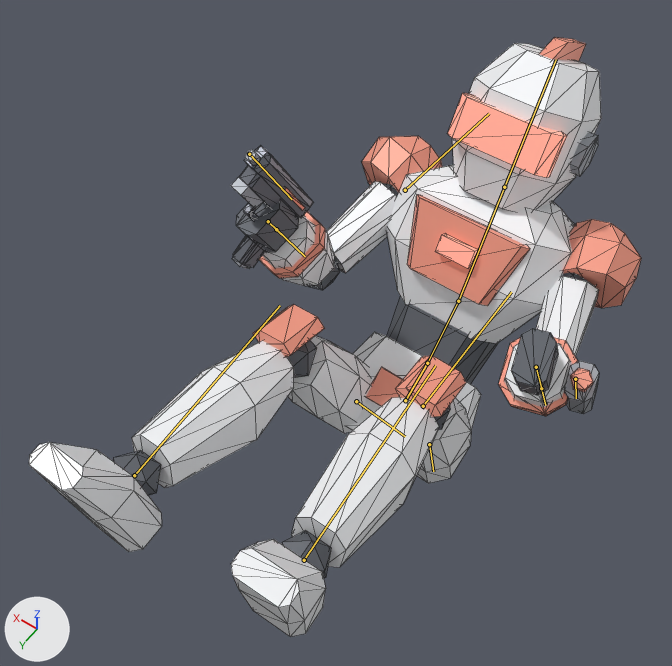
The glTF model game/player/robot/vanguard.glb, before and after one commit.
Before and after are seen from a 50 mm camera at (-0.566, 1.069, 2.745) aimed at (0.096, 0.141, 1.287). Arrows for +X, +Y and +Z are at lower left; the lights stay in place. The older version comes first. Both versions are drawn at frame 8 of the action 'view_flip_front'; the numbers are the values there. The bones that change, and the others that lie on the model, are drawn over the model as lines. Mesh edges are drawn as thin lines.

Objects in the first picture: 'Vanguard'.
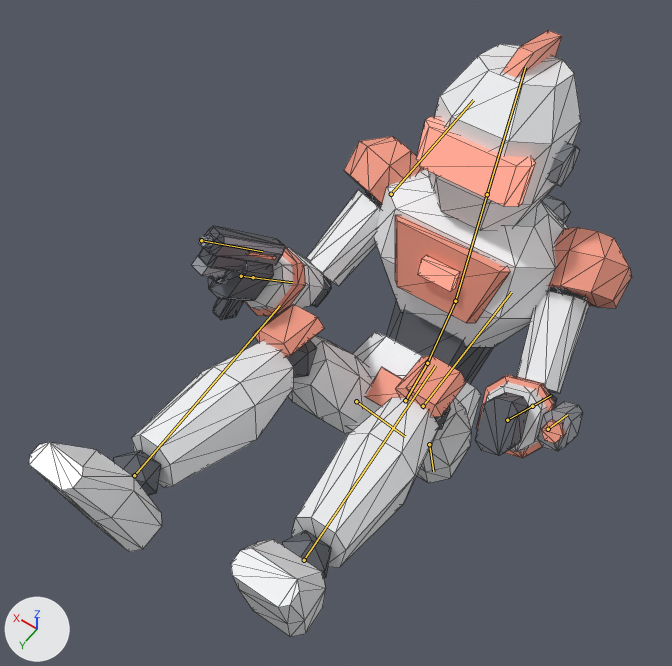
What changed in the scene script:
```text
Change bone_spine:
    where bone_spine = bpy.data.objects['Armature'].pose.bones['spine']  # child of 'hips'
    bone_spine.rotation_quaternion: (0.991, -0.134, 0.0, 0.0) -> (0.98, -0.201, 0.0, 0.0)  # degrees (-15, 0, 0) -> degrees (-23, 0, 0)
Change bone_chest:
    where bone_chest = bpy.data.objects['Armature'].pose.bones['chest']  # child of 'spine'
    bone_chest.rotation_quaternion: (0.991, -0.134, 0.0, 0.0) -> (0.98, -0.201, 0.0, 0.0)  # degrees (-15, 0, 0) -> degrees (-23, 0, 0)
```

Location of each change, (x1, y1, x2, y2) in pixels of the pictures (672 x 666 px):
'Vanguard', posed: before (29, 37, 641, 637); after (29, 30, 632, 637)
bone 'spine', root to tip: before (427, 363) to (458, 301); after (427, 363) to (455, 301)
bone 'chest', root to tip: before (458, 301) to (504, 187); after (455, 301) to (487, 194)
